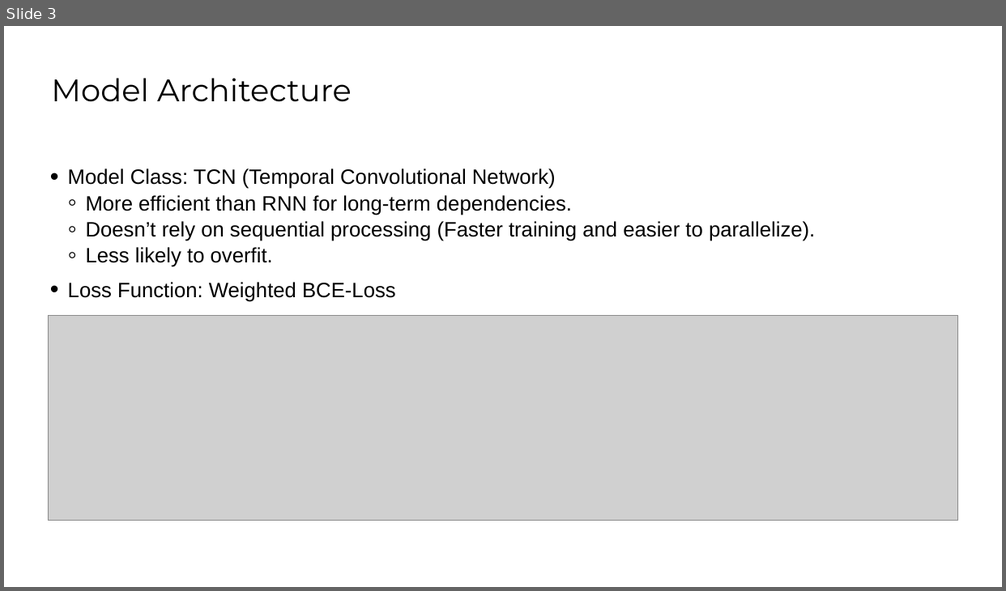
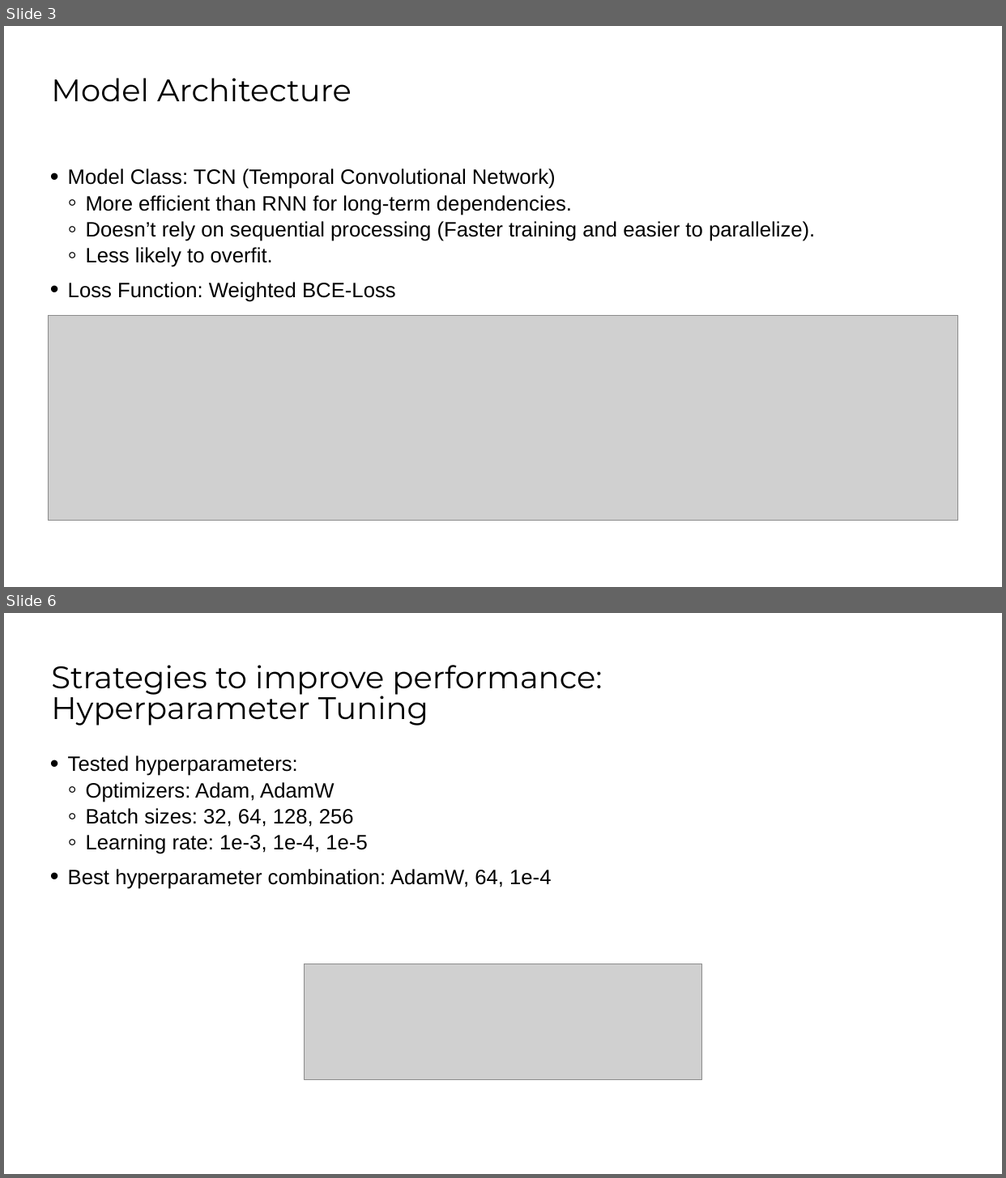
Before and after one commit to TJonasT/Project-MLCP-JKU-2025S, a slide deck: 4_challenge/MLPC2025_team-observe_task-04-classification_presentation.pptx. Shown one above the other, each under a label of ours: slide 3 before the commit, slides 3 and 6 after it; the slides between them are not shown. The pictures are 1006x591 and 1006x1178 pixels, drawn with LibreOffice and Linux fonts; fonts in the diff are those of the drawing; grey boxes stand for pictures; background and template pictures are left out. Boxes give left, top, right and bottom in pixels: in the first picture for what was removed or moved away, otherwise in the second. Text is boxed around its words. In the diff, an @@ line names an element or a change of style, - is before the commit and + after.

```diff
--- a/4_challenge/MLPC2025_team-observe_task-04-classification_presentation.pptx
+++ b/4_challenge/MLPC2025_team-observe_task-04-classification_presentation.pptx
@@ slide 6 added at bbox=[4, 613, 1002, 1174], background #FFFFFF @@
@@ title added at bbox=[51, 665, 602, 726], 30 pt, text #000000 @@
+Strategies to improve performance:
+Hyperparameter Tuning
@@ text added at bbox=[68, 756, 551, 889], 20 pt, text #000000 @@
+• Tested hyperparameters:
+  ◦ Optimizers: Adam, AdamW
+  ◦ Batch sizes: 32, 64, 128, 256
+  ◦ Learning rate: 1e-3, 1e-4, 1e-5
+• Best hyperparameter combination: AdamW, 64, 1e-4
@@ picture added at bbox=[305, 964, 701, 1080] @@
```
Also in this commit, not shown: 3 other slides added, 1 slide removed.
